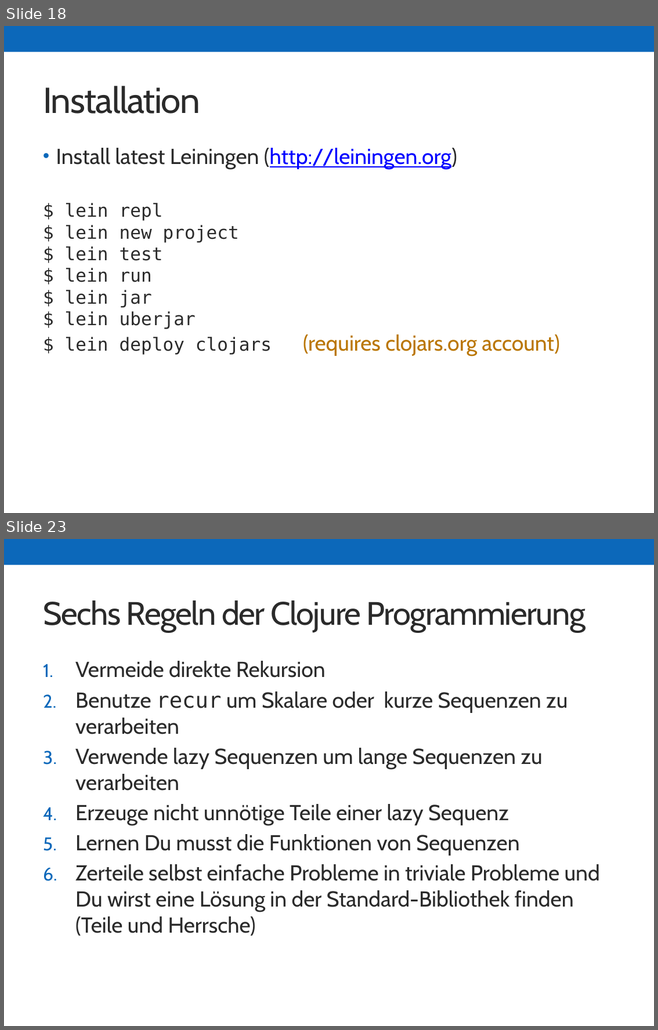
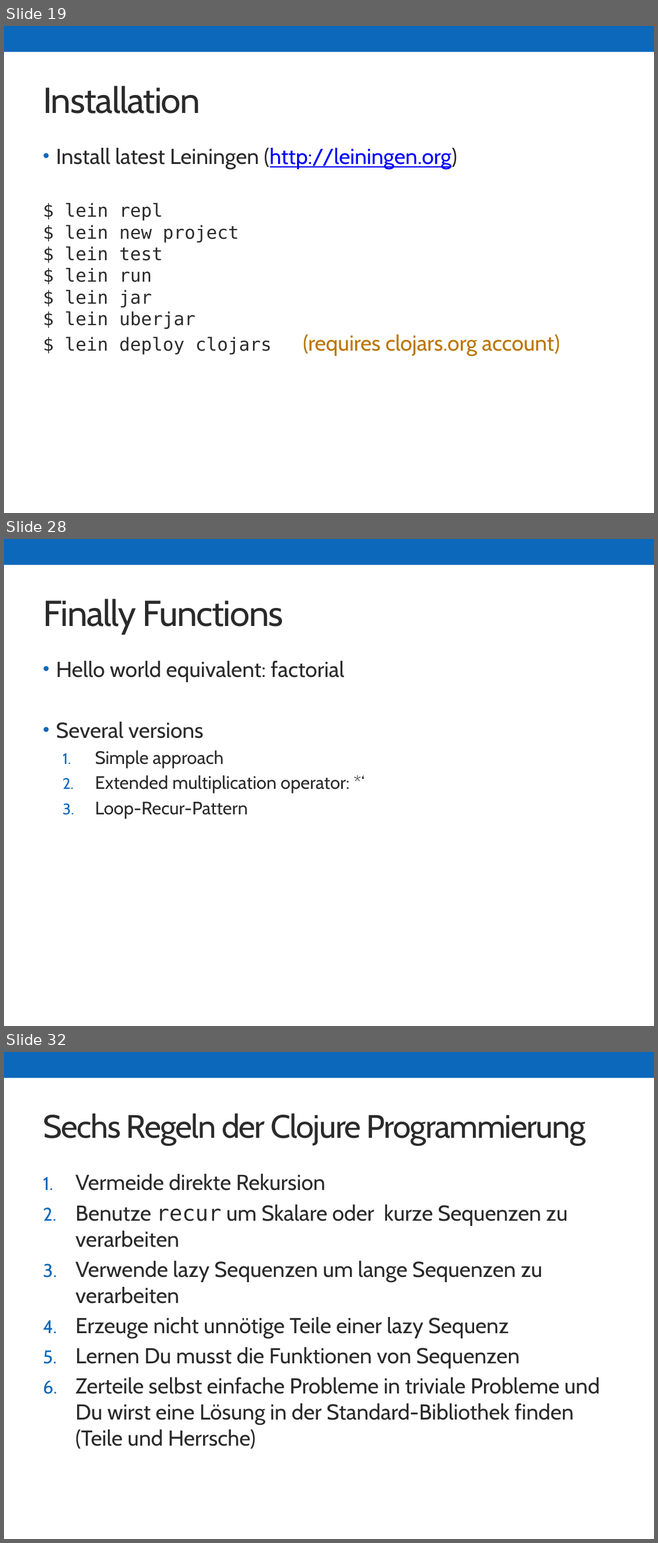
Before and after one commit to skonair/presentations, a slide deck: jugbi-fp-20141119/20141119_FP.pptx. Shown one above the other, each under a label of ours: slides 18 and 23 before the commit, slides 19, 28 and 32 after it; the slides between them are not shown. The pictures are 658x1030 and 658x1543 pixels, drawn with LibreOffice and Linux fonts; fonts in the diff are those of the drawing. Boxes give left, top, right and bottom in pixels: in the first picture for what was removed or moved away, otherwise in the second. Text is boxed around its words. In the diff, an @@ line names an element or a change of style, - is before the commit and + after.

Commit message:
Clojure part extended for reader and macro section

```diff
--- a/jugbi-fp-20141119/20141119_FP.pptx
+++ b/jugbi-fp-20141119/20141119_FP.pptx
@@ slide 28 added at <box>4,539,654,1026</box>, background #FFFFFF; not listed: 1 template element that a slide beside it also shows @@
@@ title added at <box>43,599,283,635</box>, 40 pt, text #2A2A2A @@
+Finally Functions
@@ text added at <box>56,661,350,819</box>, 20 pt, text #2A2A2A @@
+• Hello world equivalent: factorial
+• Several versions
+  1. Simple approach
+  2. Extended multiplication operator: *‘
+  3. Loop-Recur-Pattern
@@ what was slide 18 is now slide 19 @@
@@ what was slide 23 is now slide 32 @@
```
Also in this commit, not shown: 4 slides changed, 9 other slides added, 1 slide removed.
